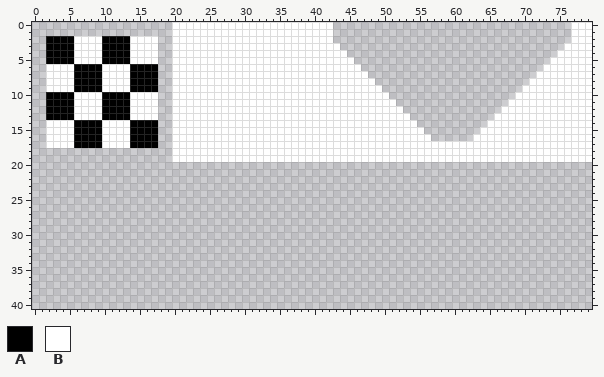
File history of a sprite sheet, tilesets/tilSolid/output_tileset.png. The first picture shows the starting point.
The file is 80x80 pixels. Shown: x 0..79, y 0..40.
Palette (. is transparent): A #000000  B #ffffff
Pixels before (only the part around the change), first column x 0:
26 ..................................
27 ..................................
28 ..................................
29 ..................................
30 ..................................
31 ..................................
32 ..................................
33 ..................................
34 ..................................
35 ..................................
36 ..................................
37 ..................................
38 ..................................
39 ..................................
40 ..................................
And afterwards:
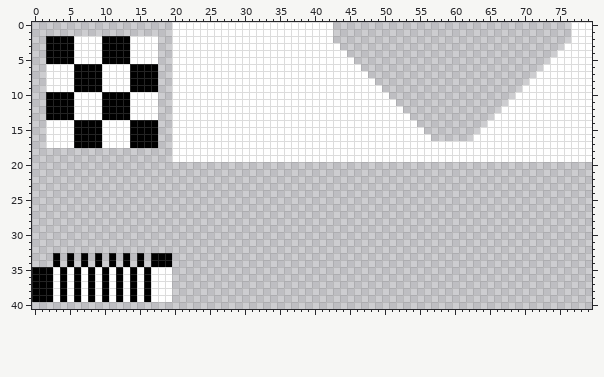
Difference:
The edit adds colour A in rows 33 to 34 at x 3, 5, 7, 9, 11, 13, 15 and 17 to 19; in rows 35 to 39 at x 0 to 2, 4, 6, 8, 10, 12, 14 and 16.
The edit adds colour B in rows 35 to 39 at x 3, 5, 7, 9, 11, 13, 15 and 17 to 19.
Pixel boxes of the changes (left, top, right, bottom) in both pictures:
added: (32, 253, 172, 302)
